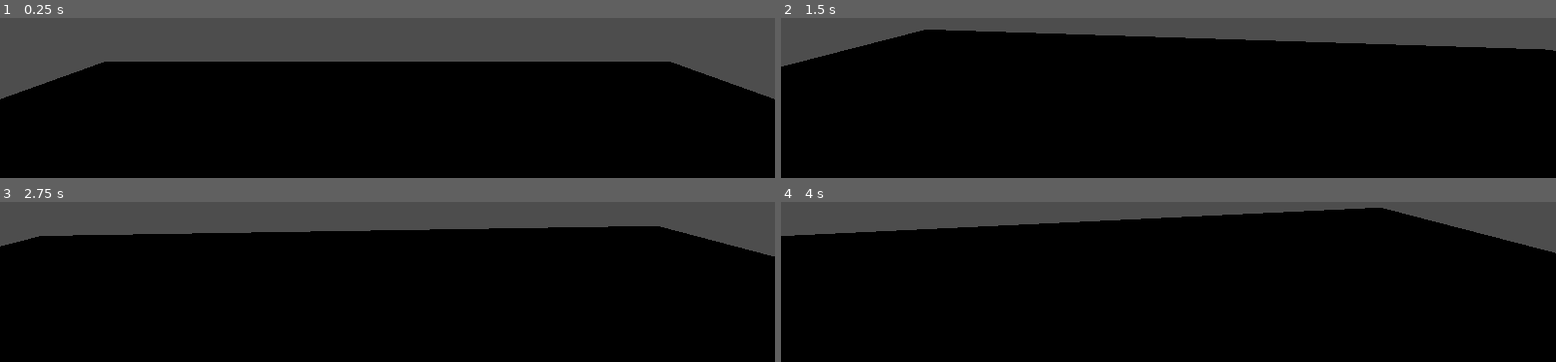
Above: before the commit, frames 1-4 (two rows, left to right).
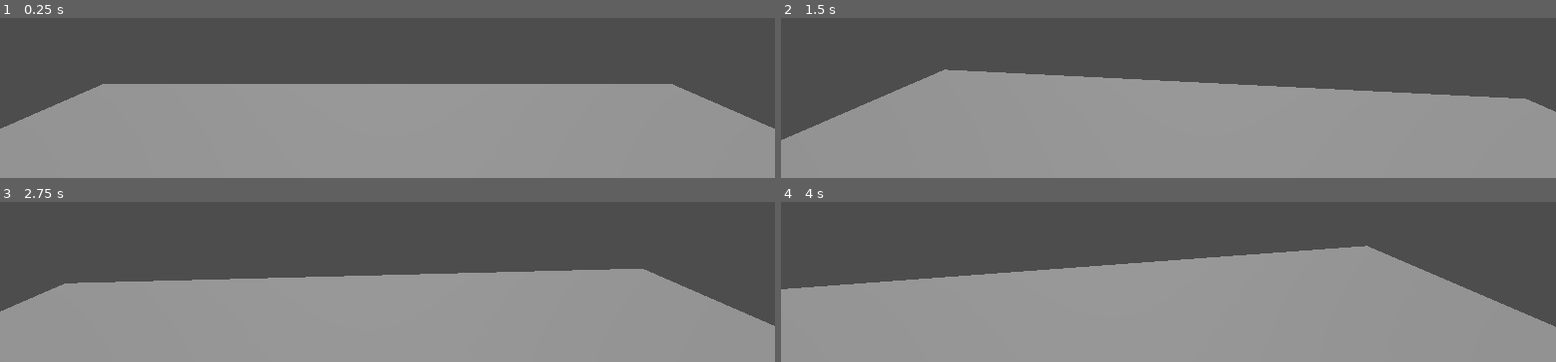
Above: after the commit, the same moments.

Repository: afanmubashir22/what-is-behind-
Game: Godot game, scene res://main_world.tscn
Two runs of this game, one before a commit and one after it. Both use one fixed random seed, a clock stepped at 60 frames per second and the inputs below.
Inputs (mouse positions are in pixels of both pictures, inside the frame that each line leads up to):
- Up to frame 1 (0.25 s): no input
- Up to frame 2 (1.5 s): tap Enter at 0.5 s; move the mouse to (outside the picture) at 0.52 s; hold Up (ui_up) from 0.53 s (still down); tap Alt at 0.6 s; tap Space at 1.25 s; move the mouse to (outside the picture) at 1.27 s; tap Shift at 1.35 s
- Up to frame 3 (2.75 s): keep holding Up (ui_up); tap Enter at 2 s; move the mouse to (outside the picture) at 2.02 s; tap Alt at 2.1 s
- Up to frame 4 (4 s): keep holding Up (ui_up); tap Space at 2.75 s; move the mouse to (outside the picture) at 2.77 s; tap Shift at 2.85 s; tap Enter at 3.5 s; move the mouse to (outside the picture) at 3.52 s; tap Alt at 3.6 s

The runs differ from the first frame. In frame 1, 70% of the frame differs, in the area x 0-100%, y 27-100%; in frame 2, 85%; in frame 3, 81%; in frame 4, 86%, in the area x 0-100%, y 3-100%.

Commit message:
i rewrote the code fixing errors
i changed the codes but i am not able to walk still and i am trying to fix this

Diff:
--- a/main_world.tscn
+++ b/main_world.tscn
@@ -1,6 +1,8 @@
 [gd_scene format=3 uid="uid://duyc1uahknbux"]
 
 [ext_resource type="PackedScene" uid="uid://clp0713i6vxbx" path="res://player.tscn" id="1_itk02"]
+
+[sub_resource type="Environment" id="Environment_itk02"]
 
 [node name="MainWORLD" type="Node3D" unique_id=365910416]
 
@@ -8,5 +10,11 @@
 use_collision = true
 size = Vector3(20, 1, 20)
 
-[node name="Player" parent="CSGBox3D" unique_id=657102275 instance=ExtResource("1_itk02")]
-transform = Transform3D(1, 0, 0, 0, 1, 0, 0, 0, 1, 0, 2.287803, 0)
+[node name="DirectionalLight3D" type="DirectionalLight3D" parent="." unique_id=1045103400]
+transform = Transform3D(1, 0, 0, 0, -0.50000006, 0.8660254, 0, -0.8660254, -0.50000006, 0, 1.4683237, 0)
+
+[node name="WorldEnvironment" type="WorldEnvironment" parent="." unique_id=1339763694]
+environment = SubResource("Environment_itk02")
+
+[node name="Player" parent="." unique_id=657102275 instance=ExtResource("1_itk02")]
+transform = Transform3D(1, 0, 0, 0, 1, 0, 0, 0, 1, 0, 3.0524492, 0)
--- a/player.gd
+++ b/player.gd
@@ -27,9 +27,21 @@
 func  _physics_process(delta: float)  -> void:
 	if not is_on_floor():
 		velocity.y -= gravity * delta
-		var input_dir := Input.get_vector( "ui_left", "ui_right", "ui_up", "ui_down")
-		var direction := (transform.basis * Vector3(input_dir.x, 0, input_dir.y)).normalized()
-		if  direction:
-			velocity.x = direction.x * SPEED
-			velocity.z  = direction.z * SPEED
-			move_and_slide()
+		var input_dir = Vector3.ZERO
+		if Input.is_key_pressed(KEY_W) or Input.is_key_pressed(KEY_UP):
+			input_dir -= transform.basis.z
+		if Input.is_key_pressed(KEY_S) or Input.is_key_pressed(KEY_DOWN):
+			input_dir += transform.basis.z
+		if Input.is_key_pressed(KEY_A) or Input.is_key_pressed(KEY_LEFT):
+			input_dir -= transform.basis.x
+		if Input.is_key_pressed(KEY_D) or Input.is_key_pressed(KEY_RIGHT):
+						input_dir += transform.basis.x
+
+						var direction = input_dir.normalized()
+
+						if direction != Vector3.ZERO:
+							velocity.x = direction.x * SPEED
+							velocity.z = direction.z * SPEED
+						else:
+								velocity.x = move_toward(velocity.x, 0, SPEED)
+								velocity.z = move_toward(velocity.z, 0, SPEED)
--- a/player.tscn
+++ b/player.tscn
@@ -5,6 +5,7 @@
 [sub_resource type="CapsuleShape3D" id="CapsuleShape3D_sh265"]
 
 [node name="Player" type="CharacterBody3D" unique_id=657102275]
+transform = Transform3D(1, 0, 0, 0, 1, 0, 0, 0, 1, 0, 5, 0)
 script = ExtResource("1_4flbx")
 
 [node name="CollisionShape3D" type="CollisionShape3D" parent="." unique_id=1983526975]
